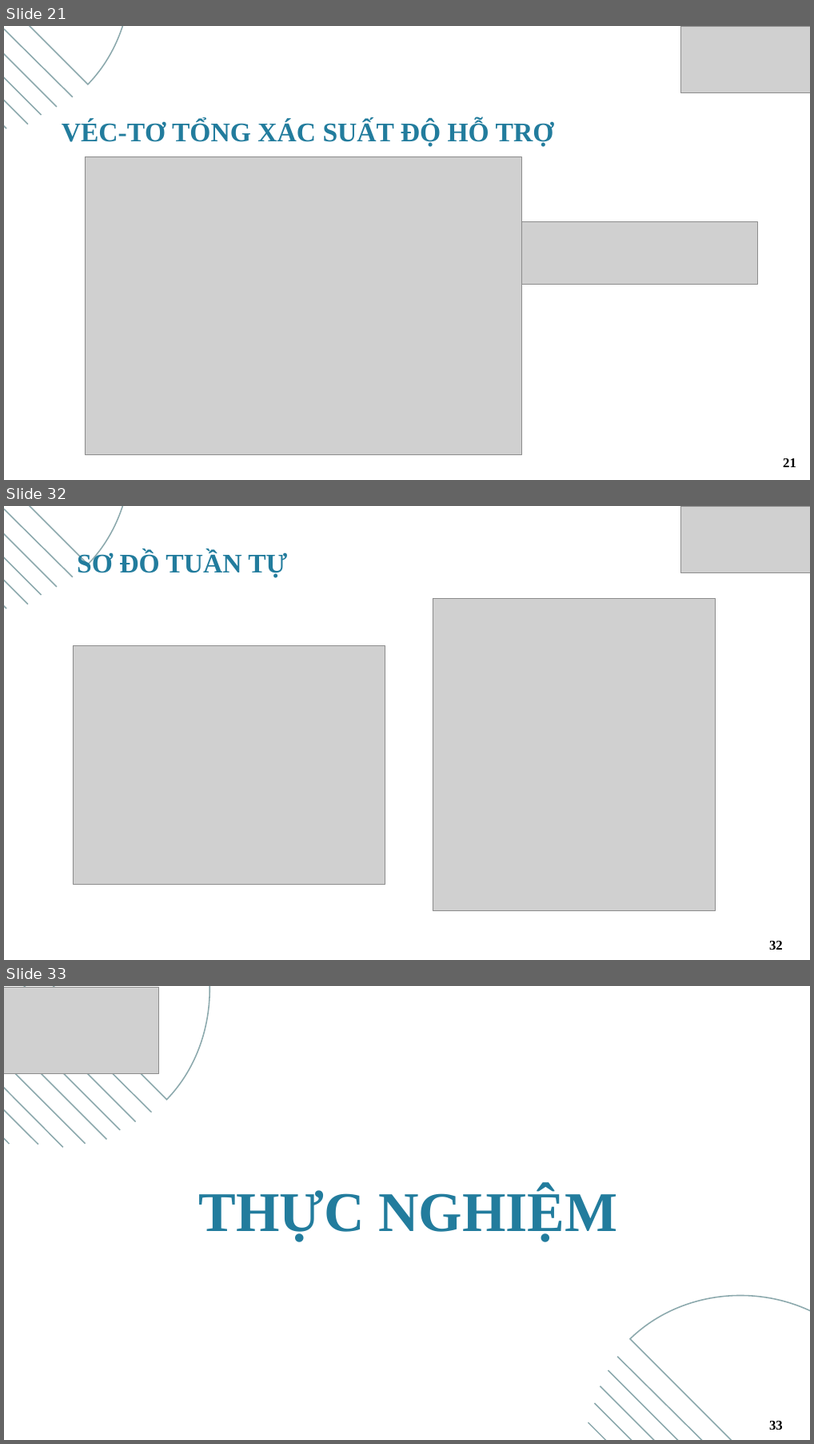
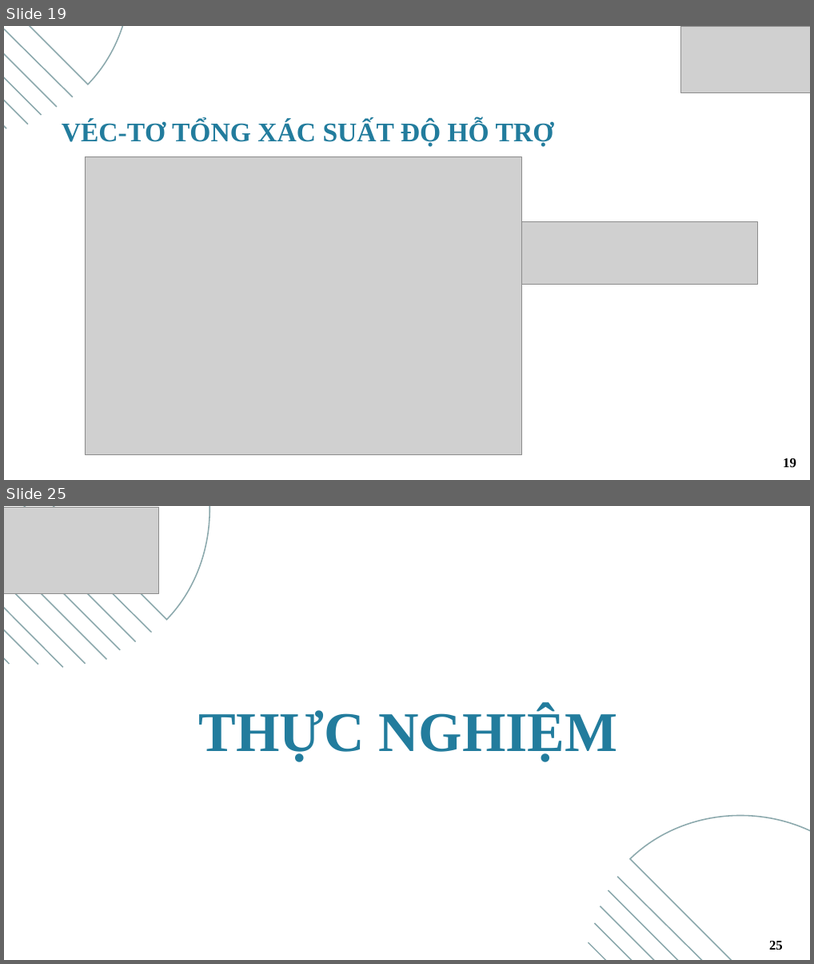
Before and after one commit to AceGnuh/khoa-luan, a slide deck: report/CD.8_NguyenChiThien_52000052.pptx. Shown one above the other, each under a label of ours: slides 21, 32 and 33 before the commit, slides 19 and 25 after it; the slides between them are not shown. The pictures are 814x1444 and 814x964 pixels, drawn with LibreOffice and Linux fonts; fonts in the diff are those of the drawing; grey boxes stand for pictures. Boxes give left, top, right and bottom in pixels: in the first picture for what was removed or moved away, otherwise in the second. Text is boxed around its words. In the diff, an @@ line names an element or a change of style, - is before the commit and + after.

```diff
--- a/report/CD.8_NguyenChiThien_52000052.pptx
+++ b/report/CD.8_NguyenChiThien_52000052.pptx
@@ slide 32 removed at (4,506,810,960), background #FFFFFF @@
@@ freeform shape removed at (4,506,199,564) @@
@@ line removed from (4, 506) to (73, 577) @@
@@ line removed from (4, 506) to (57, 587) @@
@@ line removed from (4, 506) to (41, 595) @@
@@ line removed from (4, 506) to (28, 604) @@
@@ line removed from (4, 506) to (6, 608) @@
@@ picture removed at (682,506,810,573) @@
@@ text removed at (77,552,287,578) @@
-SƠ ĐỒ TUẦN TỰ
@@ picture removed at (433,599,715,911) @@
@@ picture removed at (73,646,386,884) @@
@@ page number removed at (770,940,783,949) @@
-32
@@ what was slide 21 is now slide 19 @@
@@ page number at (783,458,797,467): text changed @@
-21
+19
@@ what was slide 33 is now slide 25 @@
@@ page number at (770,940,783,949): text changed @@
-33
+25
```
Also in this commit, not shown: 7 slides changed, 4 slides added, 14 other slides removed.
